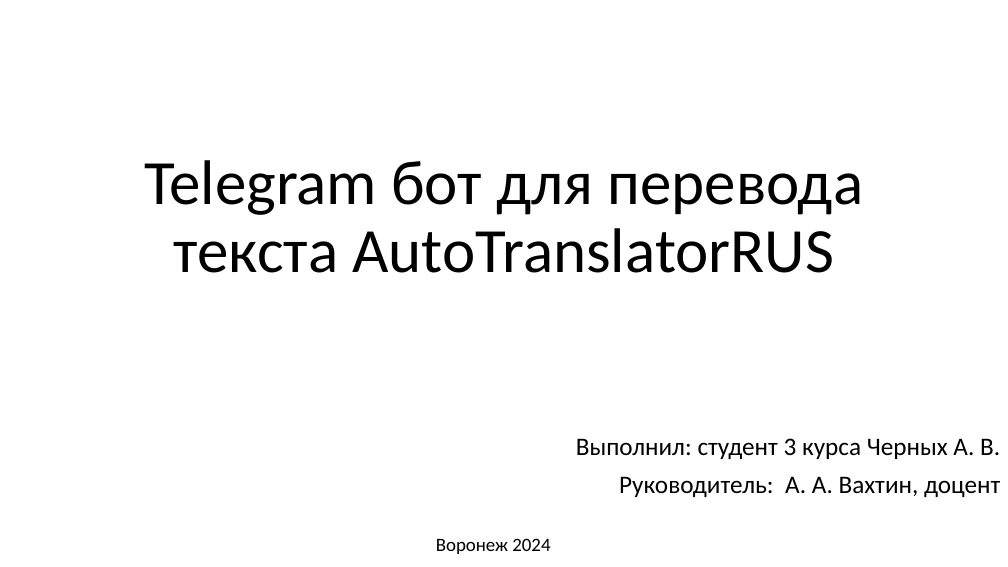
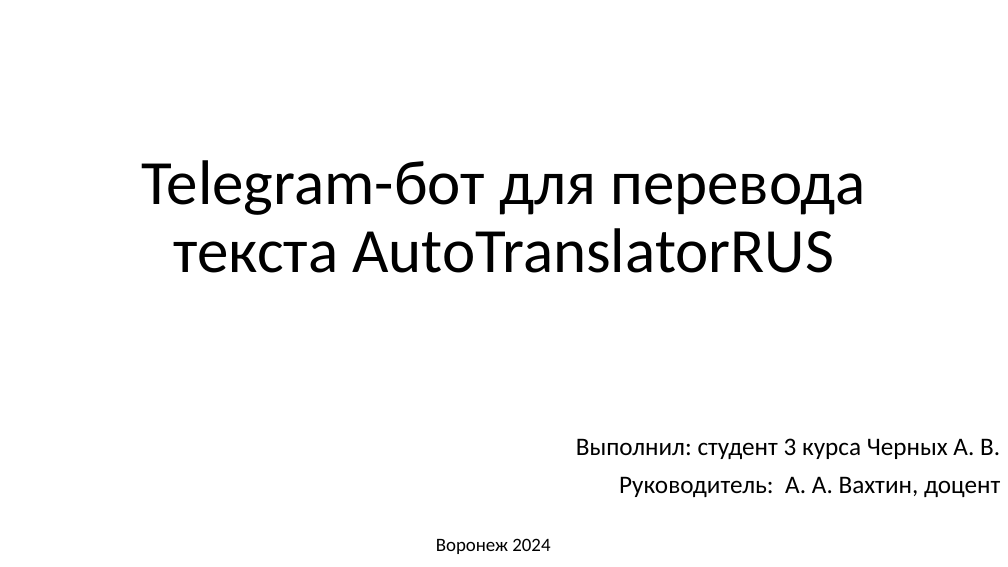
Before and after one commit to Fextice/PostTranslator_bot, a slide deck: slide 1 of DocumentsTGbot/PrezaTGbot.pptx. Drawn at 1008x567 pixels with LibreOffice and Linux fonts; fonts in the diff are those of the drawing. Boxes give left, top, right and bottom in pixels: in the first picture for what was removed or moved away, otherwise in the second. Text is boxed around its words. In the diff, an @@ line names an element or a change of style, - is before the commit and + after.

```diff
--- a/DocumentsTGbot/PrezaTGbot.pptx
+++ b/DocumentsTGbot/PrezaTGbot.pptx
@@ title at bbox=[142, 160, 866, 273]: text changed @@
-Telegram бот для перевода текста AutoTranslatorRUS
+Telegram-бот для перевода текста AutoTranslatorRUS
```
Also in this commit, not shown: 1 slide removed.
